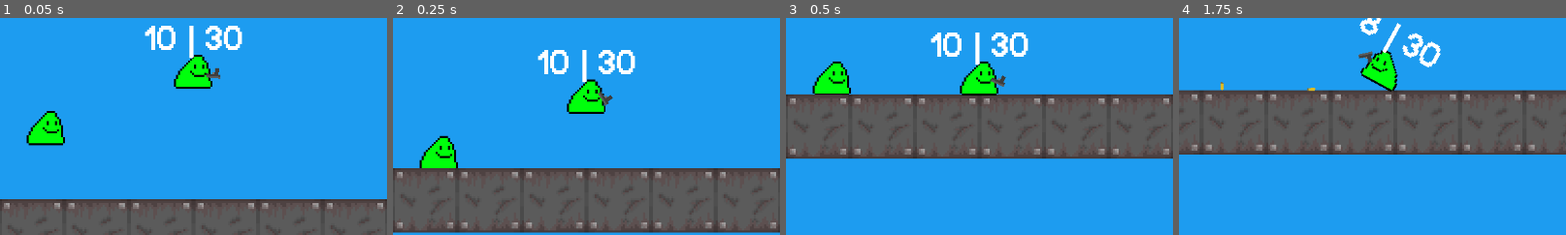
Above: before the commit, frames 1-4 (left to right).
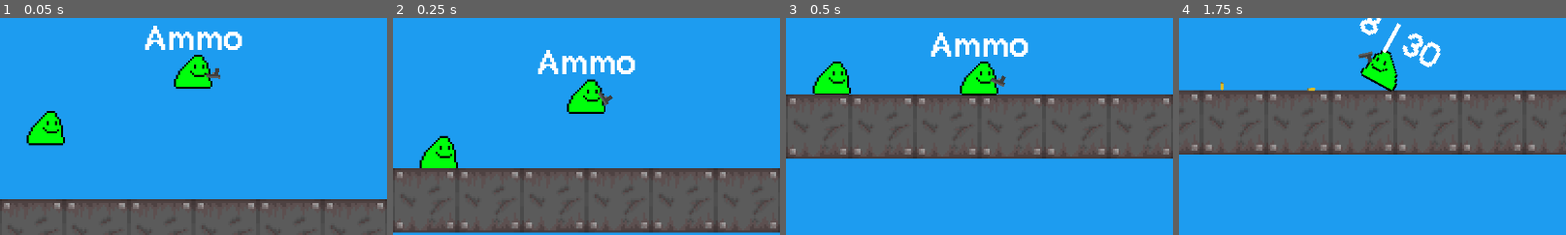
Above: after the commit, the same moments.

Repository: a0fefd/blobs-with-guns-remastered
Game: Godot game, scene res://scenes/levels/world.tscn
Two runs of this game, one before a commit and one after it. Both use one fixed random seed, a clock stepped at 60 frames per second and the inputs below.
Inputs (mouse positions are % of the whole screen's width and height, from its top left):
- Up to frame 1 (0.05 s): no input
- Up to frame 2 (0.25 s): no input
- Up to frame 3 (0.5 s): no input
- Up to frame 4 (1.75 s): move the mouse to (72, 45) at 0.52 s; click (72, 45) at 0.6 s; move the mouse to (30, 55) at 1.27 s; click (30, 55) at 1.35 s
The pictures show only the part of the screen within x 25-75%, y 38-88%; the shares and areas given below are measured in that part.

The runs differ from the first frame. In frame 1, 1.4% of the frame differs, in the area x 37-63%, y 3-19%; in frame 2, 1.4%; in frame 3, 1.4%; in frame 4, nothing differs.

Commit message:
Improve efficiency of ammo display

Diff:
--- a/scripts/gun.gd
+++ b/scripts/gun.gd
@@ -2,6 +2,7 @@
 
 
 signal fired(recoil_vector)
+signal ammo_changed(ammo_in_mag, ammo)
 
 @export var recoil: int = 300
 @export var shell_spin: float = 1
@@ -67,6 +68,7 @@
 
 func fire():
 	fired.emit(-Vector2(recoil, 0).rotated(rotation))
+	ammo_changed.emit(ammo_in_mag, ammo)
 	animation_player.play("shoot")
 	eject_shell()
 	create_bullet()
@@ -93,3 +95,5 @@
 		else:
 			ammo = 0
 			ammo_in_mag = ammo
+
+	ammo_changed.emit(ammo_in_mag, ammo)
--- a/scripts/player.gd
+++ b/scripts/player.gd
@@ -22,8 +22,6 @@
 	elif sprite.scale.x != 1 and abs(rad_to_deg(get_angle_to(get_global_mouse_position()))) < 90:
 		flip()
 
-	ammo_label.text = str(equipped_gun.ammo_in_mag) + " | " + str(equipped_gun.ammo)
-
 
 func add_gun(gun_to_add):
 	var gun_inst = gun_to_add.instantiate()
@@ -33,6 +31,7 @@
 	gun_inst.world = world
 	gun_inst.owner = self
 	gun_inst.fired.connect(get_recoiled)
+	gun_inst.ammo_changed.connect(update_ammo_display)
 
 
 func equip_gun(index):
@@ -45,3 +44,7 @@
 
 func get_recoiled(recoil_vector):
 	apply_central_impulse(Vector2(recoil_vector.x * sprite.scale.x, recoil_vector.y).rotated(rotation))
+
+
+func update_ammo_display(ammo_in_mag, ammo):
+	ammo_label.text = str(ammo_in_mag) + " | " + str(ammo)
